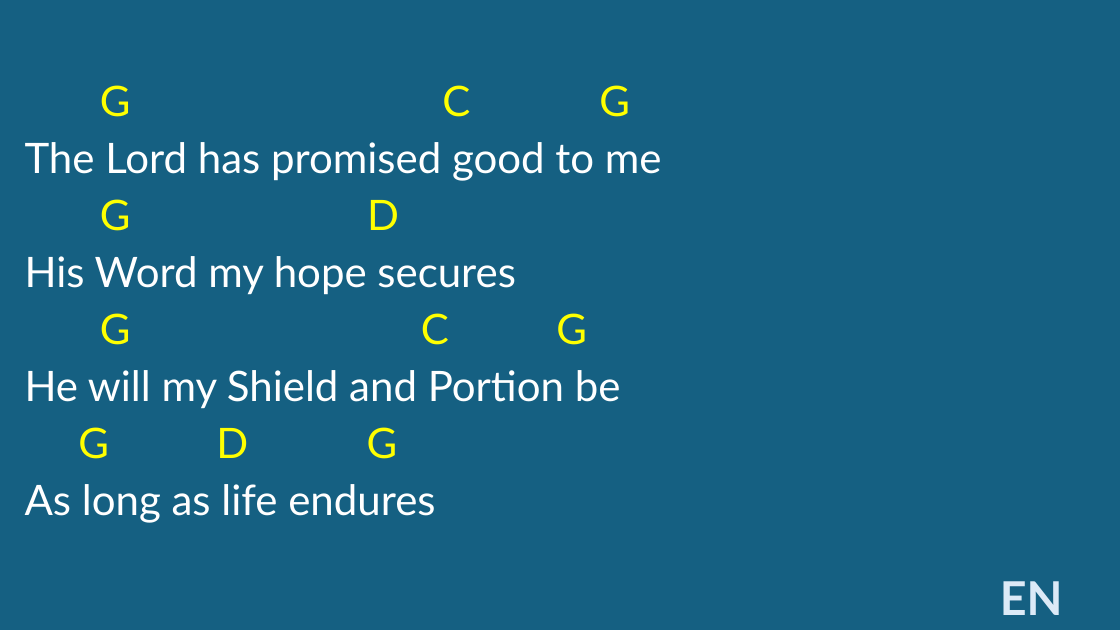
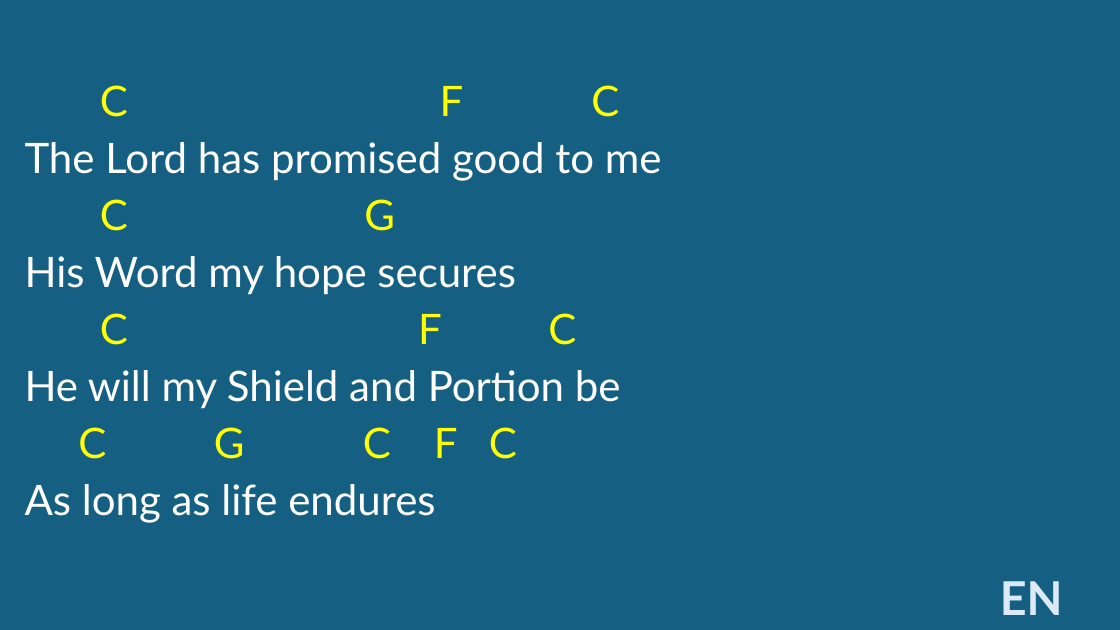
Before and after one commit to kendall412/worship, a slide deck: slide 39 of set/2026-11-22 ECBC-CH.pptx. Drawn at 1120x630 pixels with LibreOffice and Linux fonts; fonts in the diff are those of the drawing. Boxes give left, top, right and bottom in pixels: in the first picture for what was removed or moved away, otherwise in the second. Text is boxed around its words. In the diff, an @@ line names an element or a change of style, - is before the commit and + after.

```diff
--- a/set/2026-11-22 ECBC-CH.pptx
+++ b/set/2026-11-22 ECBC-CH.pptx
@@ subtitle at [100, 85, 619, 117]: text changed @@
-G C G
+C F C
@@ subtitle at [100, 199, 395, 231]: text changed @@
-G D
+C G
@@ subtitle at [100, 313, 576, 345]: text changed @@
-G C G
+C F C
@@ subtitle at [78, 427, 517, 459]: text changed @@
-G D G
+C G C F C
```
Also in this commit, not shown: 3 other slides changed, 2 other files.
